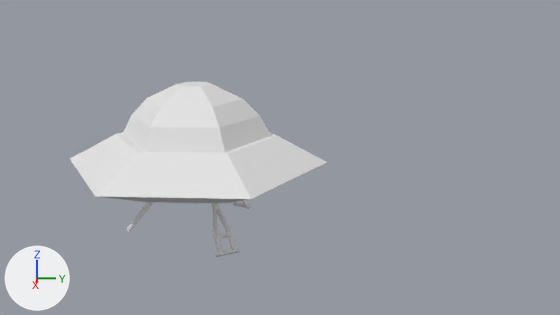
What one commit did to the Blender file src/scene.blend.
Camera for both pictures: the file's camera 'Camera'. Arrows for +X, +Y and +Z are at lower left; the lights stay in place. The picture after the commit comes second.

Objects in the first picture: 'fix', 'fix.001', 'fix.002', 'ufo'.
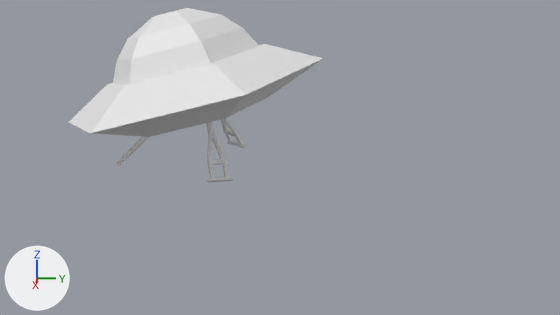
Commit message: wip: сделать два кадра

Changed parts and their boxes [x1, y1, x2, y2] in the pictures (560 x 315 px):
'ufo', moved, turned: before [70, 82, 327, 204]; after [69, 8, 323, 137]
'fix.001', moved, turned: before [211, 203, 241, 257]; after [206, 122, 234, 183]
'fix.002', moved, turned: before [233, 200, 252, 209]; after [221, 118, 247, 148]
'fix', moved, turned: before [126, 202, 154, 232]; after [117, 136, 149, 166]

The change in detail:
Object 'ufo' (ob_ufo) moves from (0.0, 0.0, 0.0) to (0.0, -0.01, 0.627).
Object 'ufo' (ob_ufo) turns from (0, 0, 0) to (14, 0, 0) degrees about x, y and z.
Object 'fix.002' (ob_fix_002) turns from (0, 0, 0) to (-20, 0, 0) degrees about x, y and z.
Object 'fix.001' (ob_fix_001) turns from (0, 0, 0) to (-20, 0, 0) degrees about x, y and z.
Object 'fix' (ob_fix) turns from (0, 0, 0) to (-21, 0, 0) degrees about x, y and z.
